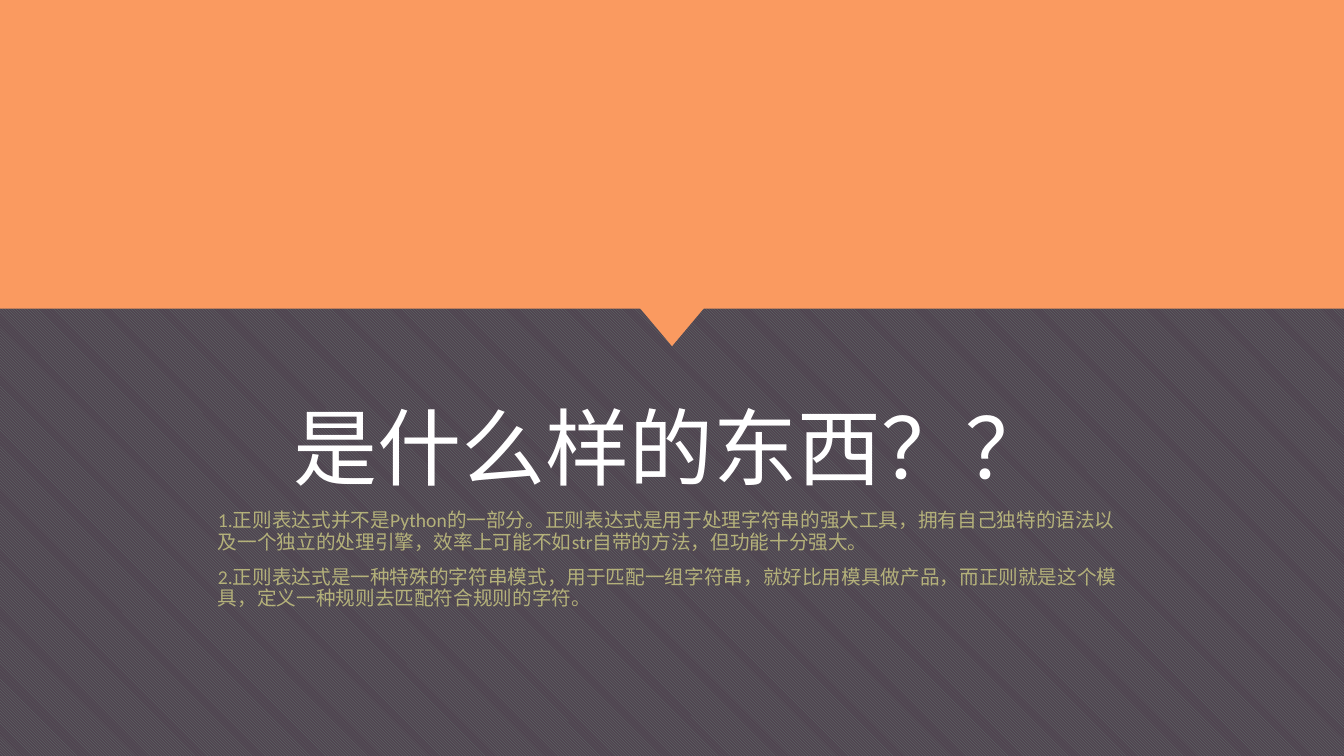
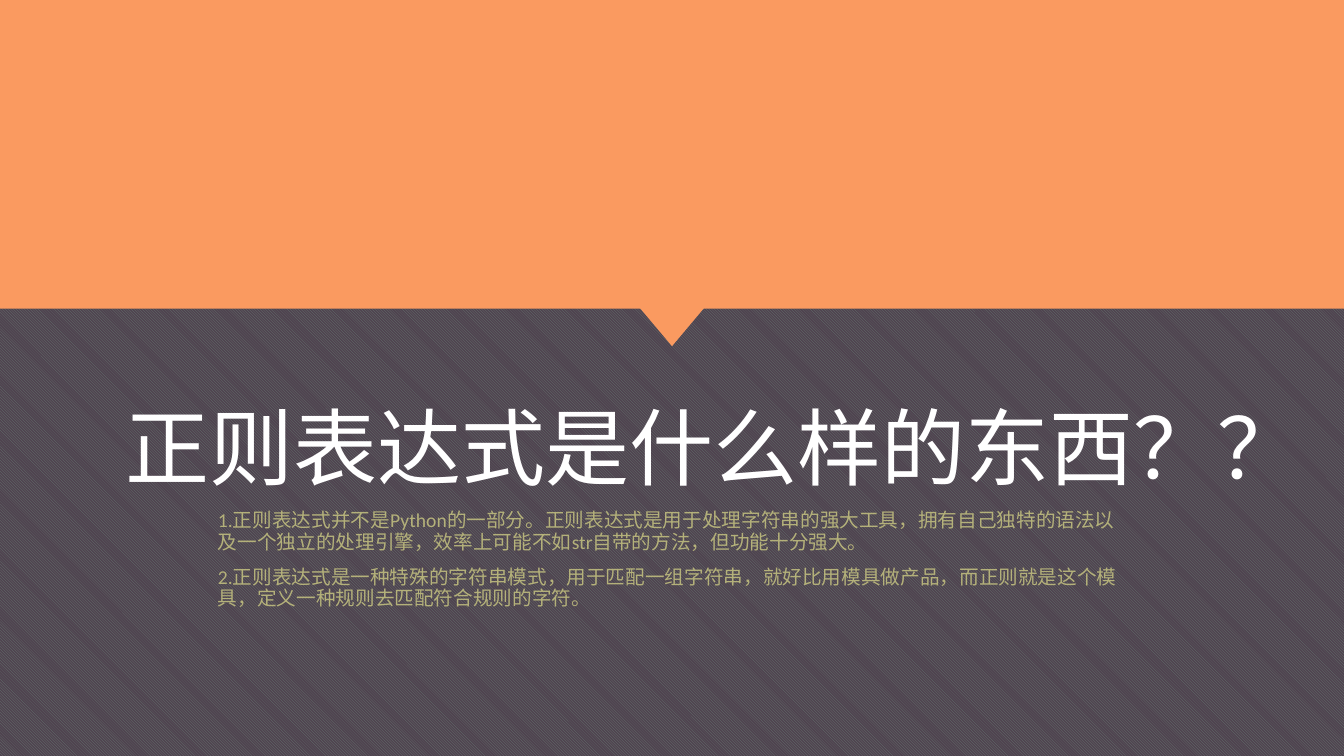
Before and after one commit to Wu-jiaming/-ppt, a slide deck: slide 2 of 正则表达式.pptx. Drawn at 1344x756 pixels with LibreOffice and Linux fonts; fonts in the diff are those of the drawing. Boxes give left, top, right and bottom in pixels: in the first picture for what was removed or moved away, otherwise in the second. Text is boxed around its words. In the diff, an @@ line names an element or a change of style, - is before the commit and + after.

```diff
--- a/正则表达式.pptx
+++ b/正则表达式.pptx
@@ title at [125,408,1301,486]: text changed @@
-是什么样的东西？？
+正则表达式是什么样的东西？？
```
Also in this commit, not shown: 15 other slides changed, 7 slides added, 6 slides removed.
